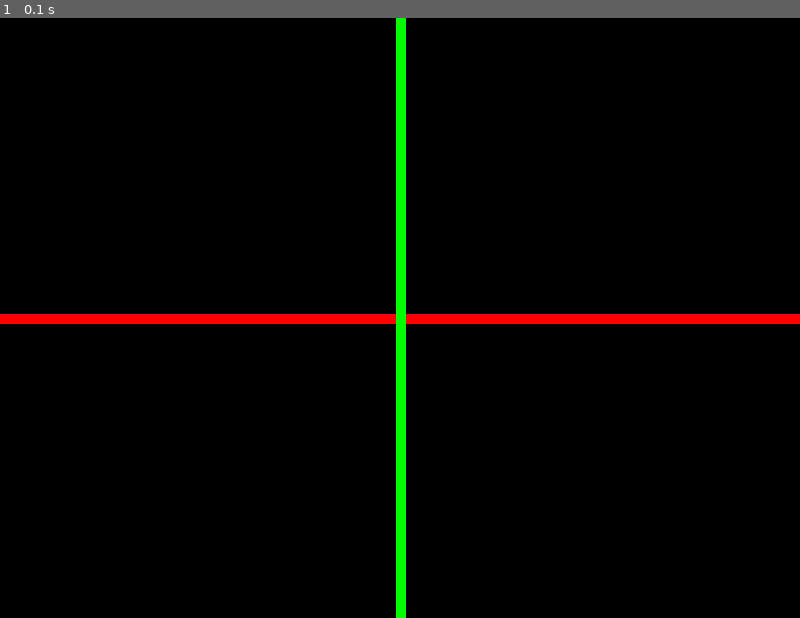
Above: before the commit, frame 1.
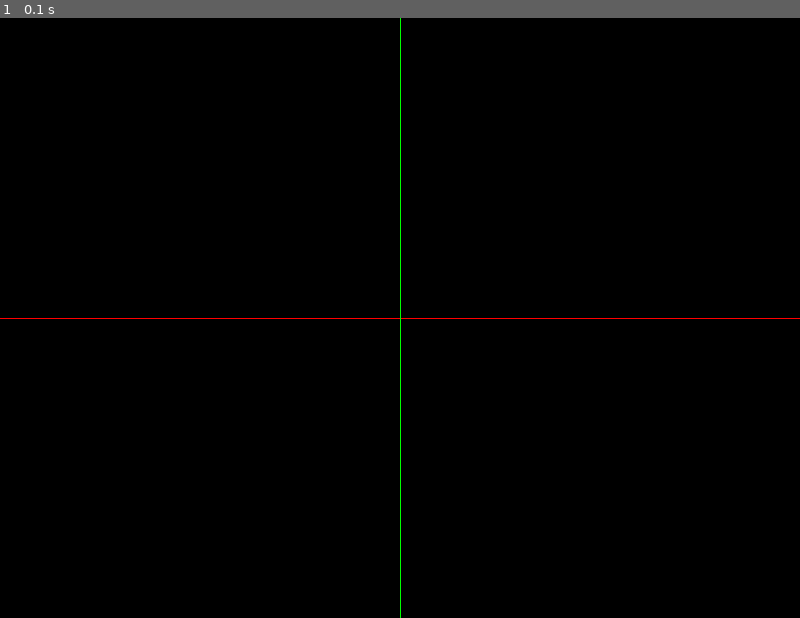
Above: after the commit, the same moment.

Repository: nehakdeshmukh/PyGame
Game: pygame game, started from Plus sign.py
Same seed, same stepped clock (60 frames per second), same inputs: the game is played once before the commit and once after it.
Inputs:
- Up to frame 1 (0.1 s): no input

The runs differ from the first frame. In frame 1, 2.6% of the frame differs, in the area x 0-100%, y 0-100%.

Commit message:
reduced width

Diff:
--- a/Plus sign.py
+++ b/Plus sign.py
@@ -26,8 +26,8 @@
 gameDisplay.fill(black)
 
 # 400 300
-pygame.draw.line(gameDisplay, red, (0, 300), (800, 300), 10)
-pygame.draw.line(gameDisplay, green, (400, 0), (400, 600), 10)
+pygame.draw.line(gameDisplay, red, (0, 300), (800, 300), 1)
+pygame.draw.line(gameDisplay, green, (400, 0), (400, 600), 1)
 
 
 # main application loop
